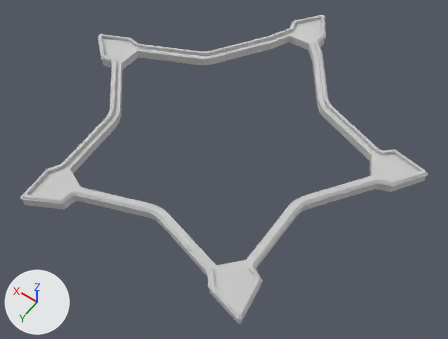
The FBX model Skyrates/Assets/Resources/Meshes/Fort/fort_admiral_wall.fbx as it was, and as the next commit left it.
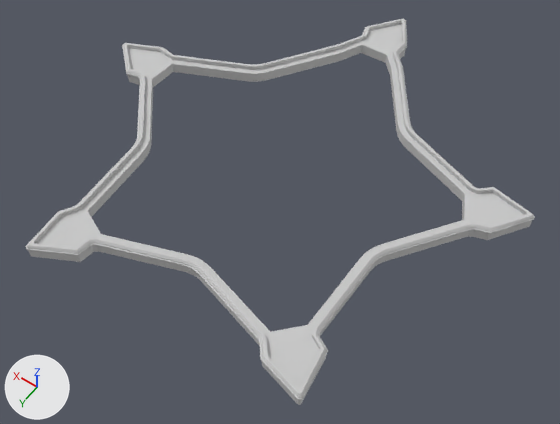
The first picture shows the older version from a camera (50 mm lens) standing at (-148.0, 199.0, 274.0) and looking at (-18.0, 16.0, -12.0). The close-ups show both versions on the part from 0% to 100% of the width and 0% to 100% of the height of that picture; other places that the commit changed are outside them. The lights are fixed; the arrows at lower left show +X, +Y and +Z. Where no turn or scale is listed for an object, it has been applied to the vertices.

Before the edit, the objects in view are built like this:
```python
me_mesh = bpy.data.meshes.new('Mesh')
me_mesh.from_pydata(...)  # 2158 vertices, 1476 faces; spans x -118.0..110.0, y -123.0..105.0, z -4.0..4.0
me_mesh.materials.append(mat_01___default)  # light grey #cacaca
ob_fort_admiral_wall = bpy.data.objects.new('fort_admiral_wall', me_mesh)
ob_fort_admiral_wall.location = (0.0, 0.0, 0.0)
```
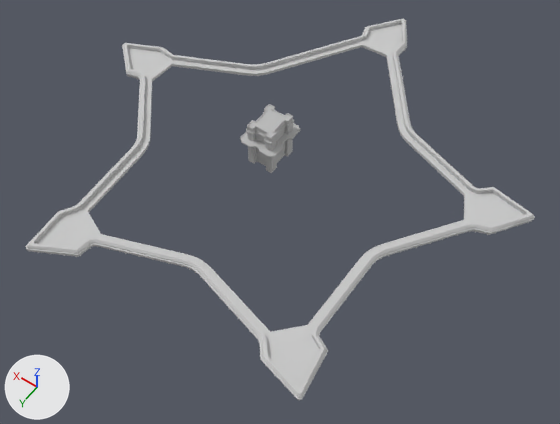
The change, as a list of edits to the scene's bpy script:
```text
Add mat_lambert2:
    mat_lambert2 = principled_material('lambert2')
    mat_lambert2.base_color = (0.5, 0.5, 0.5)  # grey #bcbcbc
Change me_mesh:
    used by ob_fort_admiral_wall; location = (0.0, 0.0, 0.0)
    remove me_mesh.from_pydata(...)  # 2158 vertices, 1476 faces; spans x -118.0..110.0, y -123.0..105.0, z -4.0..4.0
    add me_mesh.from_pydata(...)  # 1980 vertices, 1330 faces; spans x -118.0..110.0, y -123.0..105.0, z 0.0..4.0
    me_mesh part 1
    178 vertices are removed from x -117.0..109.0, y -123.0..105.0, z -4.0..4.0
    229 faces are deleted
    8 vertices move within x -72.0..72.0, y -89.0..75.0, z 2.0
    83 new faces join them
Add me_mesh_1:
    me_mesh_1.from_pydata(...)  # 6298 vertices, 5642 faces; spans x -10.0..10.0, y -11.7..11.7, z 0.0..23.5
    me_mesh_1.materials.append(mat_lambert2)  # grey #bcbcbc
Add ob_sm_fort_tower_00:
    ob_sm_fort_tower_00 = bpy.data.objects.new('SM_Fort_Tower_00', me_mesh_1)
    ob_sm_fort_tower_00.location = (0.0, -0.6, 0.0)
```

Pixel boxes [x1, y1, x2, y2] of what changed, in the close-ups (560 x 424 px):
'fort_admiral_wall', reshaped: before [25, 19, 535, 405]; after [25, 19, 535, 400]
'SM_Fort_Tower_00', added: after [240, 104, 300, 173]
part 1 of me_mesh, cut back: before [29, 36, 532, 405]; after [91, 36, 471, 332]
